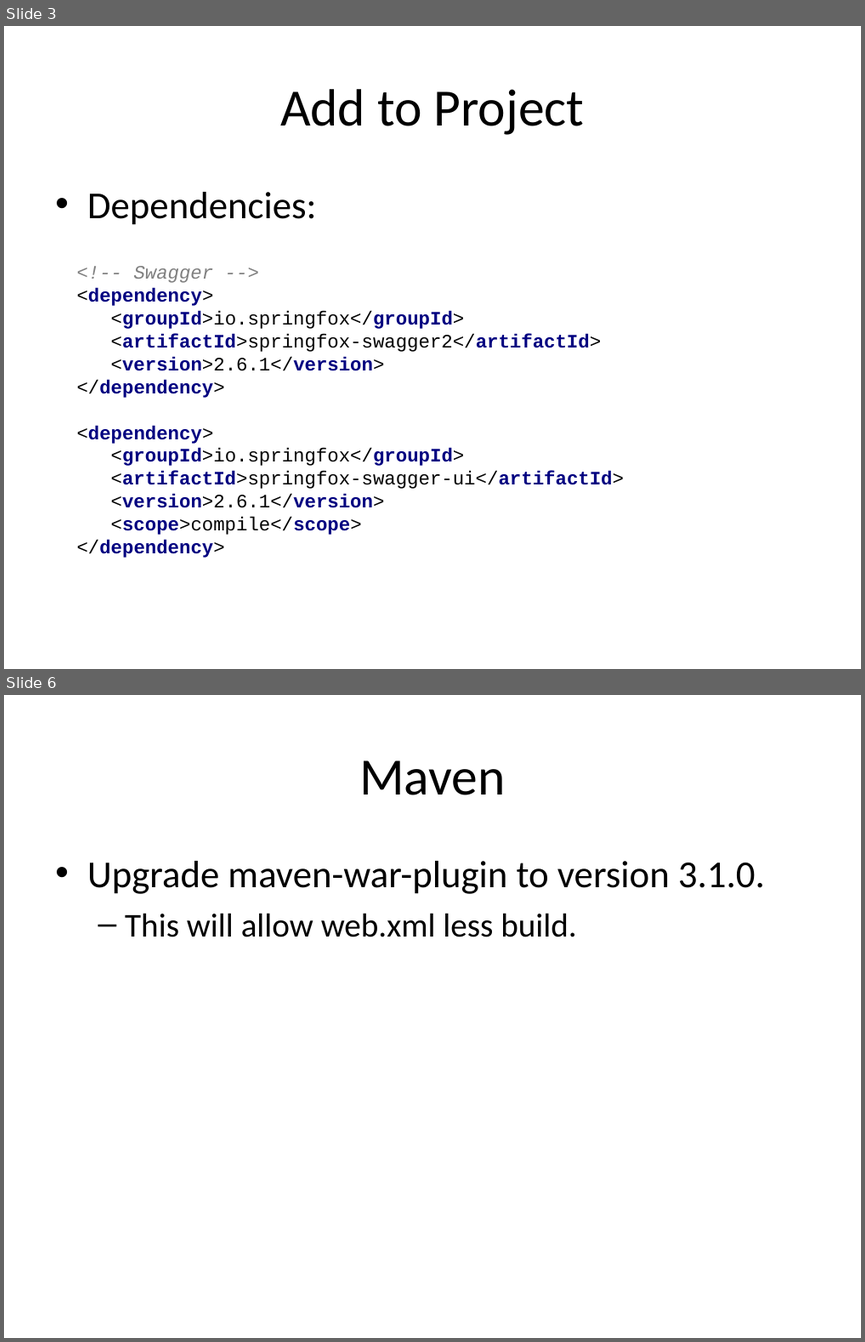
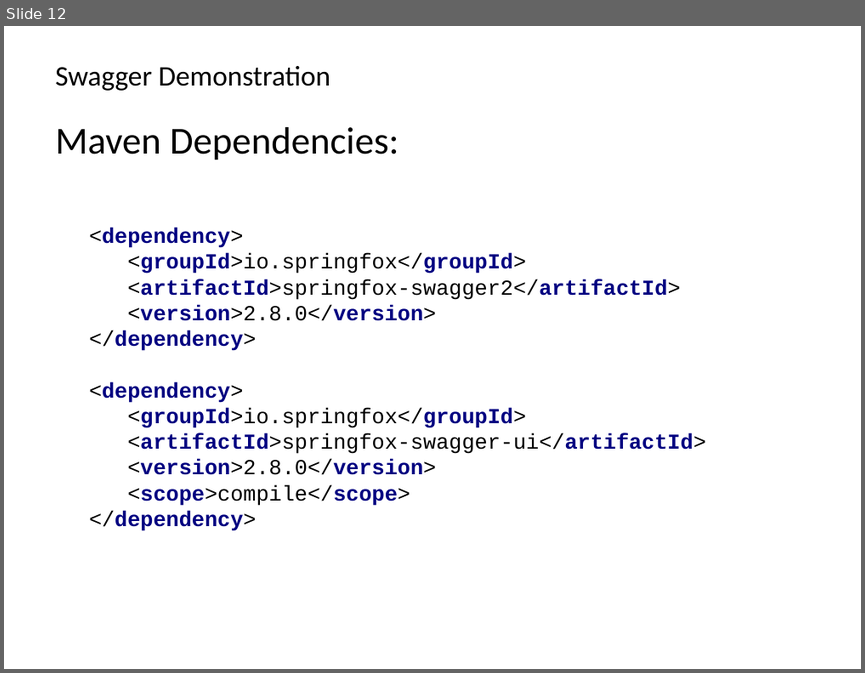
Before and after one commit to bobwares/training, a slide deck: presentations/Swagger-overview.ppt. Shown one above the other, each under a label of ours: slides 3 and 6 before the commit, slide 12 after it; the slides between them are not shown. The pictures are 865x1342 and 865x673 pixels, drawn with LibreOffice and Linux fonts; fonts in the diff are those of the drawing. Boxes give left, top, right and bottom in pixels: in the first picture for what was removed or moved away, otherwise in the second. Text is boxed around its words. In the diff, an @@ line names an element or a change of style, - is before the commit and + after.

Commit message:
Swagger Presentation:

```diff
--- a/presentations/Swagger-overview.ppt
+++ b/presentations/Swagger-overview.ppt
@@ slide 6 removed at [4, 695, 861, 1338], background #FFFFFF @@
@@ title removed at [359, 760, 505, 795] @@
-Maven
@@ text removed at [87, 861, 765, 937] @@
-• Upgrade maven-war-plugin to version 3.1.0.
-  – This will allow web.xml less build.
@@ what was slide 3 is now slide 12 @@
@@ slide 12 changed as well @@
@@ text added at [55, 66, 331, 91], 23.8 pt, text #000000 @@
+Swagger Demonstration
@@ title removed at [280, 89, 585, 135] @@
-Add to Project
@@ text at [55, 127, 398, 160]: text changed @@
-• Dependencies:
+Maven Dependencies:
@@ text at [89, 227, 706, 531]: text changed; size 16 to 18 pt @@
-<!-- Swagger -->
-<dependency>
-<groupId>io.springfox</groupId>
-<artifactId>springfox-swagger2</artifactId>
-<version>2.6.1</version>
-</dependency>
-<dependency>
-<groupId>io.springfox</groupId>
-<artifactId>springfox-swagger-ui</artifactId>
-<version>2.6.1</version>
-<scope>compile</scope>
-</dependency>
+<dependency>
+<groupId>io.springfox</groupId>
+<artifactId>springfox-swagger2</artifactId>
+<version>2.8.0</version>
+</dependency>
+<dependency>
+<groupId>io.springfox</groupId>
+<artifactId>springfox-swagger-ui</artifactId>
+<version>2.8.0</version>
+<scope>compile</scope>
+</dependency>
```
Also in this commit, not shown: 2 other slides changed, 17 slides added, 3 other slides removed, 5 other files.
